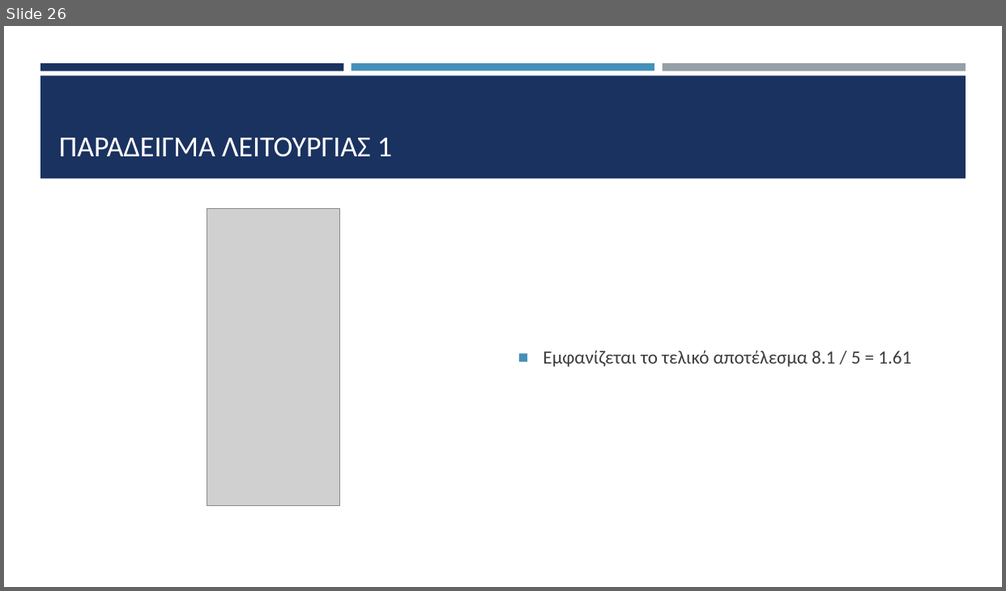
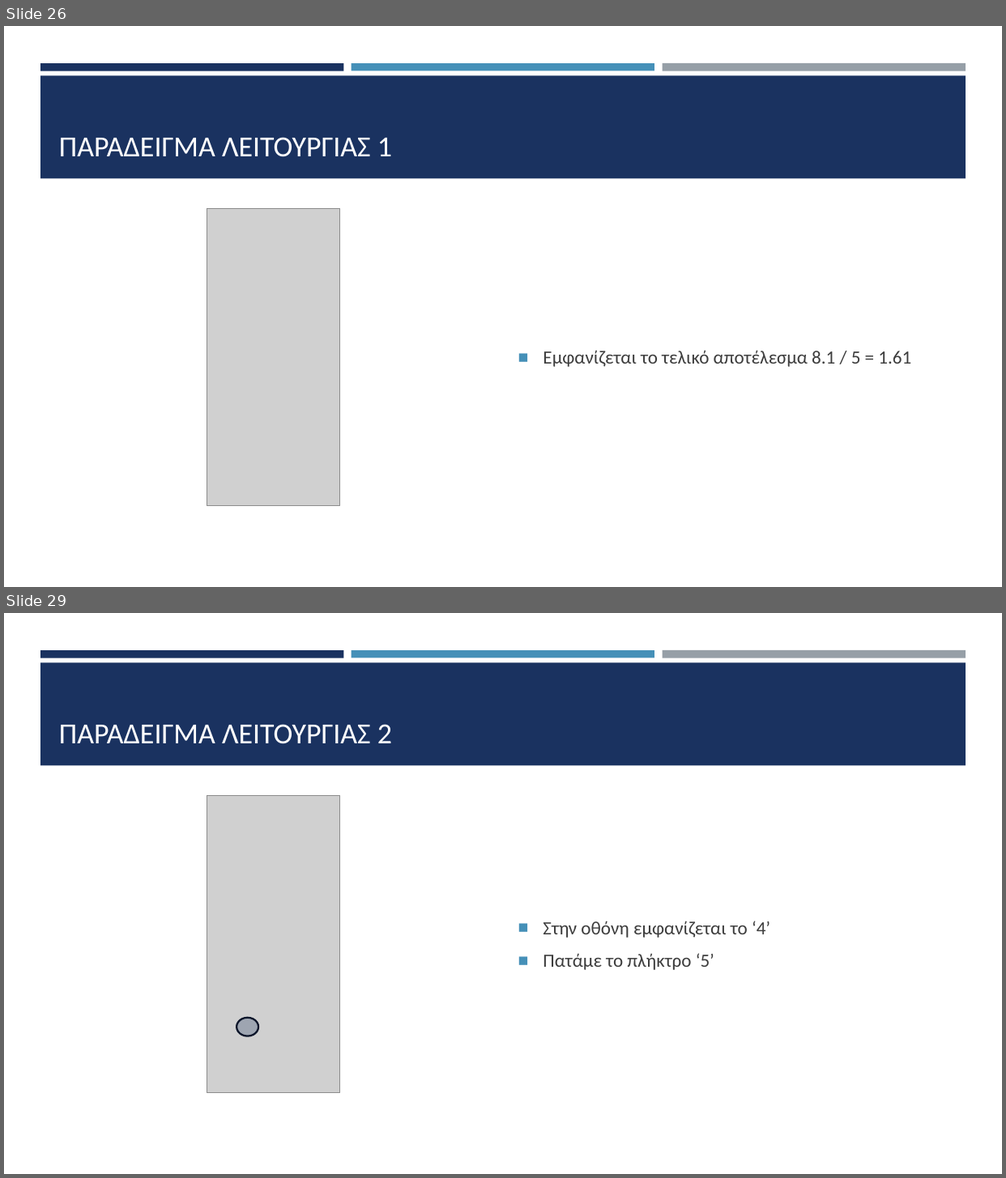
Before and after one commit to HLE47-GROUP03/Scientific_Calculator, a slide deck: sci_calc_main/documentation/HLE47-03_parousiasi.pptx. Shown one above the other, each under a label of ours: slide 26 before the commit, slides 26 and 29 after it; the slides between them are not shown. The pictures are 1006x591 and 1006x1178 pixels, drawn with LibreOffice and Linux fonts; fonts in the diff are those of the drawing; grey boxes stand for pictures. Boxes give left, top, right and bottom in pixels: in the first picture for what was removed or moved away, otherwise in the second. Text is boxed around its words. In the diff, an @@ line names an element or a change of style, - is before the commit and + after.

```diff
--- a/sci_calc_main/documentation/HLE47-03_parousiasi.pptx
+++ b/sci_calc_main/documentation/HLE47-03_parousiasi.pptx
@@ slide 29 added at [4, 613, 1002, 1174], background #FFFFFF; not listed: 4 template elements that a slide beside it also shows @@
@@ title added at [59, 724, 392, 744], 28 pt, text #FFFFFF @@
+ΠΑΡΑΔΕΙΓΜΑ ΛΕΙΤΟΥΡΓΙΑΣ 2
@@ picture added at [206, 796, 340, 1093] @@
@@ text added at [543, 921, 770, 970], 18 pt, text #3D3D3D @@
+■ Στην οθόνη εμφανίζεται το ‘4’
+■ Πατάμε το πλήκτρο ‘5’
@@ ellipse added at [236, 1018, 258, 1037], fill #1A3260 at 27% opacity, outline #0B162A 1.75 pt @@
```
Also in this commit, not shown: 12 other slides added, 1 other file.
